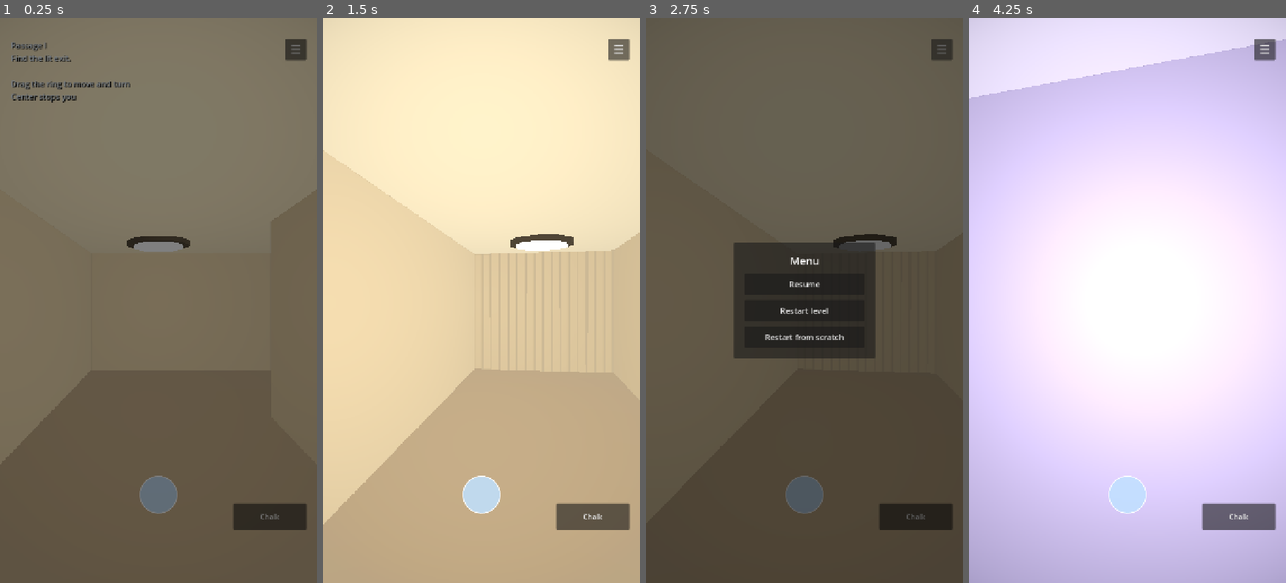
Above: before the commit, frames 1-4 (left to right).
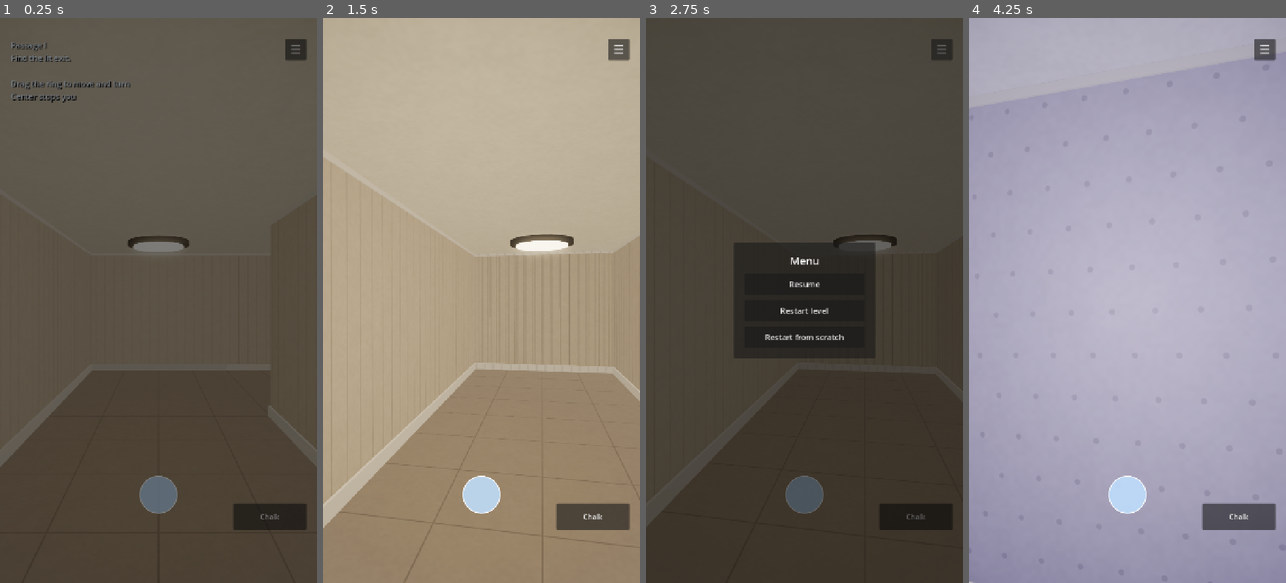
Above: after the commit, the same moments.

Repository: planting-moon/passages
Game: Godot game, scene res://scenes/main.tscn
The game is run twice, just before and just after one commit, with the same random seed, the same clock (stepped at 60 frames per second) and the same inputs.
Inputs (mouse positions are in pixels of both pictures, inside the frame that each line leads up to):
- Up to frame 1 (0.25 s): no input
- Up to frame 2 (1.5 s): tap Enter at 0.5 s; move the mouse to (551, 272) at 0.52 s; hold D 0.53-1.25 s; tap R at 0.6 s; click (551, 272) at 0.67 s; drag from (418, 328) to (465, 413) at 1.27 s
- Up to frame 3 (2.75 s): click "☰" at 2 s
- Up to frame 4 (4.25 s): click "Restart level" at 2.75 s; move the mouse to (1159, 176) at 3.52 s; hold D from 3.53 s (still down); tap 0 at 3.6 s

The runs differ from the first frame. In frame 1, 65% of the frame differs, in the area x 0-100%, y 0-100%; in frame 2, 97%; in frame 3, 24%; in frame 4, 98%.

Commit message:
Add per-floor procedural wallpaper, wall trim, full-res rendering
- Wallpaper shader with 8 minimalist patterns, one per floor (cycled)
- Baseboard and slim top trim on wall blocks
- Tiled floor, subtle surface grain
- Render 3D at native resolution with 4x MSAA and linear filtering
- AgX tonemapping and glow
- --level=N user arg for jumping to a floor

Co-Authored-By: Claude Opus 5.5 <noreply@anthropic.com>

Diff:
--- a/scripts/main.gd
+++ b/scripts/main.gd
@@ -5,6 +5,23 @@
 const PLAYER_SCENE := preload("res://scenes/player.tscn")
 const JOYSTICK_SCENE := preload("res://scenes/joystick.tscn")
 const CEILING_LIGHT_SCENE := preload("res://scenes/ceiling_light.tscn")
+const WALLPAPER_SHADER := preload("res://shaders/wallpaper.gdshader")
+const BASEBOARD_HEIGHT := 0.14
+const BASEBOARD_DEPTH := 0.025
+const TOP_TRIM_HEIGHT := 0.05
+const TOP_TRIM_DEPTH := 0.012
+
+# One wallpaper per floor, cycled. Pattern ids match shaders/wallpaper.gdshader.
+const WALLPAPERS := [
+	{"name": "pinstripe", "pattern": 1, "scale": 5.0, "width": 0.07},
+	{"name": "dots", "pattern": 2, "scale": 5.0, "width": 0.07},
+	{"name": "lattice", "pattern": 3, "scale": 2.2, "width": 0.025},
+	{"name": "chevron", "pattern": 5, "scale": 3.0, "width": 0.045},
+	{"name": "scallop", "pattern": 7, "scale": 3.0, "width": 0.035},
+	{"name": "plus", "pattern": 6, "scale": 4.0, "width": 0.05},
+	{"name": "ticking", "pattern": 8, "scale": 2.5, "width": 0.06},
+	{"name": "grid", "pattern": 4, "scale": 2.0, "width": 0.02},
+]
 
 var LEVELS := [
 	{
@@ -162,7 +179,7 @@
 var current_level := 0
 var current_layout: Array = []
 var current_theme: Dictionary = {}
-var wall_material: StandardMaterial3D
+var wall_material: ShaderMaterial
 var level_width := 0
 var level_height := 0
 var start_cell := Vector2i.ZERO
@@ -171,7 +188,12 @@
 func _ready() -> void:
 	get_tree().paused = false
 	build_extra_levels()
-	current_level = clampi(int(Engine.get_meta("passages_level", 0)), 0, LEVELS.size() - 1)
+	var start_level := int(Engine.get_meta("passages_level", 0))
+	for arg in OS.get_cmdline_user_args():
+		if arg.begins_with("--level="):
+			start_level = int(arg.trim_prefix("--level=")) - 1
+			Engine.set_meta("passages_level", start_level)
+	current_level = clampi(start_level, 0, LEVELS.size() - 1)
 	current_theme = LEVELS[current_level]
 	apply_lighting()
 	if current_theme.has("maze"):
@@ -277,21 +299,28 @@
 	game_layer.layer = 0
 	add_child(game_layer)
 	world = SubViewport.new()
-	world.size = Vector2i(480, 854)
 	world.own_world_3d = true
 	world.render_target_update_mode = SubViewport.UPDATE_ALWAYS
-	world.msaa_3d = Viewport.MSAA_DISABLED
+	world.msaa_3d = Viewport.MSAA_4X
 	world.screen_space_aa = Viewport.SCREEN_SPACE_AA_DISABLED
 	world.use_taa = false
 	add_child(world)
+	resize_world()
+	get_tree().root.size_changed.connect(resize_world)
 	var screen := TextureRect.new()
 	screen.texture = world.get_texture()
 	screen.expand_mode = TextureRect.EXPAND_IGNORE_SIZE
 	screen.stretch_mode = TextureRect.STRETCH_KEEP_ASPECT_COVERED
-	screen.texture_filter = CanvasItem.TEXTURE_FILTER_NEAREST
+	screen.texture_filter = CanvasItem.TEXTURE_FILTER_LINEAR
 	screen.mouse_filter = Control.MOUSE_FILTER_IGNORE
 	game_layer.add_child(screen)
 	screen.set_anchors_and_offsets_preset(Control.PRESET_FULL_RECT)
+
+func resize_world() -> void:
+	# Render at the device's real pixel size (or the design size, whichever is larger).
+	var window := DisplayServer.window_get_size()
+	var design := get_viewport().get_visible_rect().size
+	world.size = Vector2i(maxi(window.x, int(design.x)), maxi(window.y, int(design.y)))
 
 func apply_lighting() -> void:
 	var t := float(current_level) / float(LEVELS.size() - 1)
@@ -309,7 +338,11 @@
 	environment.ambient_light_source = Environment.AMBIENT_SOURCE_COLOR
 	environment.ambient_light_color = current_theme["ambient"]
 	environment.ambient_light_energy = current_theme["ambient_energy"]
-	environment.tonemap_mode = Environment.TONE_MAPPER_FILMIC
+	environment.tonemap_mode = Environment.TONE_MAPPER_AGX
+	environment.glow_enabled = true
+	environment.glow_intensity = 0.5
+	environment.glow_bloom = 0.0
+	environment.glow_hdr_threshold = 1.0
 	environment.fog_enabled = true
 	environment.fog_light_color = current_theme["fog"]
 	environment.fog_density = current_theme["fog_density"]
@@ -426,22 +459,21 @@
 		placed += 1
 
 func build_level() -> void:
-	wall_material = StandardMaterial3D.new()
-	wall_material.albedo_color = current_theme["wall"]
-	wall_material.roughness = 0.85
-	var floor_material := StandardMaterial3D.new()
-	floor_material.albedo_color = current_theme["floor"]
-	floor_material.roughness = 0.95
-	var ceiling_material := StandardMaterial3D.new()
-	ceiling_material.albedo_color = current_theme["ceiling"]
-	ceiling_material.roughness = 1.0
+	var wallpaper: Dictionary = WALLPAPERS[current_level % WALLPAPERS.size()]
+	var wall_color: Color = current_theme["wall"]
+	wall_material = make_paper_material(wall_color, wall_color.darkened(0.12), int(wallpaper["pattern"]), float(wallpaper["scale"]), float(wallpaper["width"]), 0.85)
+	var trim_material := StandardMaterial3D.new()
+	trim_material.albedo_color = wall_color.lerp(Color(0.97, 0.96, 0.93), 0.55)
+	trim_material.roughness = 0.45
+	var floor_color: Color = current_theme["floor"]
+	var floor_material := make_paper_material(floor_color, floor_color.darkened(0.18), 4, 1.0 / 0.75, 0.015, 0.9)
+	var ceiling_color: Color = current_theme["ceiling"]
+	var ceiling_material := make_paper_material(ceiling_color, ceiling_color, 0, 1.0, 0.0, 1.0)
 	var span_x := level_width * CELL_SIZE
 	var span_z := level_height * CELL_SIZE
 	add_box(Vector3(0, -0.1, 0), Vector3(span_x, 0.2, span_z), floor_material)
 	add_box(Vector3(0, WALL_HEIGHT + 0.1, 0), Vector3(span_x, 0.2, span_z), ceiling_material)
-	var wall_mesh := BoxMesh.new()
-	wall_mesh.size = Vector3(CELL_SIZE, WALL_HEIGHT, CELL_SIZE)
-	wall_mesh.material = wall_material
+	var wall_mesh := build_wall_mesh(wall_material, trim_material)
 	var wall_shape := BoxShape3D.new()
 	wall_shape.size = Vector3(CELL_SIZE, WALL_HEIGHT, CELL_SIZE)
 	var library := MeshLibrary.new()
@@ -469,6 +501,42 @@
 					start_cell = Vector2i(x, y)
 				elif tile == "E":
 					goal_cell = Vector2i(x, y)
+
+func make_paper_material(paper: Color, ink: Color, pattern: int, pattern_scale: float, line_width: float, roughness: float) -> ShaderMaterial:
+	var material := ShaderMaterial.new()
+	material.shader = WALLPAPER_SHADER
+	material.set_shader_parameter("paper_color", paper)
+	material.set_shader_parameter("ink_color", ink)
+	material.set_shader_parameter("pattern", pattern)
+	material.set_shader_parameter("pattern_scale", pattern_scale)
+	material.set_shader_parameter("line_width", line_width)
+	material.set_shader_parameter("roughness_value", roughness)
+	return material
+
+# Wall block with a baseboard and a slim top trim. GridMap centers items, so the
+# mesh spans -WALL_HEIGHT/2..WALL_HEIGHT/2 vertically.
+func build_wall_mesh(paper_material: Material, trim_material: Material) -> ArrayMesh:
+	var half_height := WALL_HEIGHT * 0.5
+	var mesh := ArrayMesh.new()
+	mesh.add_surface_from_arrays(Mesh.PRIMITIVE_TRIANGLES, box_arrays(Vector3(CELL_SIZE, WALL_HEIGHT, CELL_SIZE), Vector3.ZERO))
+	mesh.surface_set_material(0, paper_material)
+	var base_size := Vector3(CELL_SIZE + BASEBOARD_DEPTH * 2.0, BASEBOARD_HEIGHT, CELL_SIZE + BASEBOARD_DEPTH * 2.0)
+	mesh.add_surface_from_arrays(Mesh.PRIMITIVE_TRIANGLES, box_arrays(base_size, Vector3(0, -half_height + BASEBOARD_HEIGHT * 0.5, 0)))
+	mesh.surface_set_material(1, trim_material)
+	var top_size := Vector3(CELL_SIZE + TOP_TRIM_DEPTH * 2.0, TOP_TRIM_HEIGHT, CELL_SIZE + TOP_TRIM_DEPTH * 2.0)
+	mesh.add_surface_from_arrays(Mesh.PRIMITIVE_TRIANGLES, box_arrays(top_size, Vector3(0, half_height - TOP_TRIM_HEIGHT * 0.5, 0)))
+	mesh.surface_set_material(2, trim_material)
+	return mesh
+
+func box_arrays(size: Vector3, offset: Vector3) -> Array:
+	var box := BoxMesh.new()
+	box.size = size
+	var arrays := box.get_mesh_arrays()
+	var vertices: PackedVector3Array = arrays[Mesh.ARRAY_VERTEX]
+	for i in range(vertices.size()):
+		vertices[i] += offset
+	arrays[Mesh.ARRAY_VERTEX] = vertices
+	return arrays
 
 func add_box(position: Vector3, size: Vector3, material: Material) -> void:
 	var body := StaticBody3D.new()
--- /dev/null
+++ b/shaders/wallpaper.gdshader
@@ -0,0 +1,103 @@
+shader_type spatial;
+
+// Procedural, low-contrast wallpaper. Patterns are drawn in world space so they
+// line up across neighbouring wall blocks and stay crisp at any resolution.
+//
+// 0 plain, 1 pinstripe, 2 dots, 3 lattice, 4 grid, 5 chevron,
+// 6 plus marks, 7 scallop, 8 ticking bands
+
+uniform vec3 paper_color : source_color = vec3(0.8, 0.75, 0.65);
+uniform vec3 ink_color : source_color = vec3(0.7, 0.65, 0.56);
+uniform int pattern = 0;
+uniform float pattern_scale = 4.0;
+uniform float line_width = 0.06;
+uniform float grain = 0.025;
+uniform float roughness_value = 0.85;
+
+varying vec3 world_pos;
+varying vec3 world_normal;
+
+void vertex() {
+	world_pos = (MODEL_MATRIX * vec4(VERTEX, 1.0)).xyz;
+	world_normal = normalize((MODEL_MATRIX * vec4(NORMAL, 0.0)).xyz);
+}
+
+// Anti-aliased mask: 1 where d < edge.
+float inside(float d, float edge) {
+	float w = max(fwidth(d), 1e-4);
+	return 1.0 - smoothstep(edge - w, edge + w, d);
+}
+
+// Distance to the nearest integer line.
+float line_dist(float x) {
+	return abs(fract(x + 0.5) - 0.5);
+}
+
+float hash(vec2 p) {
+	return fract(sin(dot(p, vec2(127.1, 311.7))) * 43758.5453);
+}
+
+float value_noise(vec2 p) {
+	vec2 i = floor(p);
+	vec2 f = fract(p);
+	vec2 u = f * f * (3.0 - 2.0 * f);
+	return mix(
+		mix(hash(i), hash(i + vec2(1.0, 0.0)), u.x),
+		mix(hash(i + vec2(0.0, 1.0)), hash(i + vec2(1.0, 1.0)), u.x),
+		u.y
+	);
+}
+
+float pattern_mask(vec2 uv) {
+	float hw = line_width * 0.5;
+	if (pattern == 1) {
+		return inside(line_dist(uv.x), hw);
+	} else if (pattern == 2) {
+		vec2 cell = uv;
+		cell.x += 0.5 * mod(floor(cell.y), 2.0);
+		return inside(length(fract(cell) - 0.5), line_width);
+	} else if (pattern == 3) {
+		return max(inside(line_dist(uv.x + uv.y), hw), inside(line_dist(uv.x - uv.y), hw));
+	} else if (pattern == 4) {
+		return max(inside(line_dist(uv.x), hw), inside(line_dist(uv.y), hw));
+	} else if (pattern == 5) {
+		float v = uv.y + abs(fract(uv.x) - 0.5);
+		return inside(line_dist(v), hw);
+	} else if (pattern == 6) {
+		vec2 cell = uv;
+		cell.x += 0.5 * mod(floor(cell.y), 2.0);
+		vec2 p = abs(fract(cell) - 0.5);
+		float arm = 0.12;
+		float h = inside(p.y, hw) * inside(p.x, arm);
+		float v = inside(p.x, hw) * inside(p.y, arm);
+		return max(h, v);
+	} else if (pattern == 7) {
+		vec2 cell = uv;
+		cell.x += 0.5 * mod(floor(cell.y), 2.0);
+		vec2 f = fract(cell) - vec2(0.5, 0.0);
+		return inside(abs(length(f) - 0.5), hw);
+	} else if (pattern == 8) {
+		float a = inside(line_dist(uv.y), hw);
+		float b = inside(line_dist(uv.y + 0.18), hw * 0.4);
+		return max(a, b);
+	}
+	return 0.0;
+}
+
+void fragment() {
+	vec3 n = abs(world_normal);
+	vec2 uv;
+	if (n.y > 0.5) {
+		uv = world_pos.xz;
+	} else if (n.x > n.z) {
+		uv = vec2(world_pos.z, world_pos.y);
+	} else {
+		uv = world_pos.xy;
+	}
+	float ink = pattern_mask(uv * pattern_scale);
+	vec3 color = mix(paper_color, ink_color, ink);
+	float g = value_noise(uv * 38.0) * 0.6 + value_noise(uv * 9.0) * 0.4;
+	color *= 1.0 + (g - 0.5) * grain * 2.0;
+	ALBEDO = color;
+	ROUGHNESS = roughness_value;
+}
Not shown, added: shaders/wallpaper.gdshader.uid
